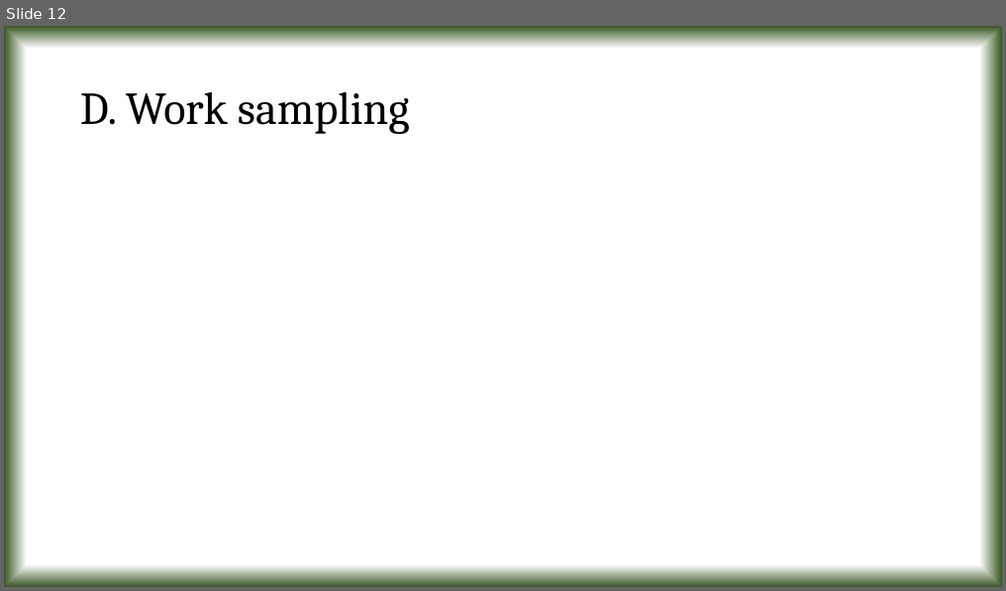
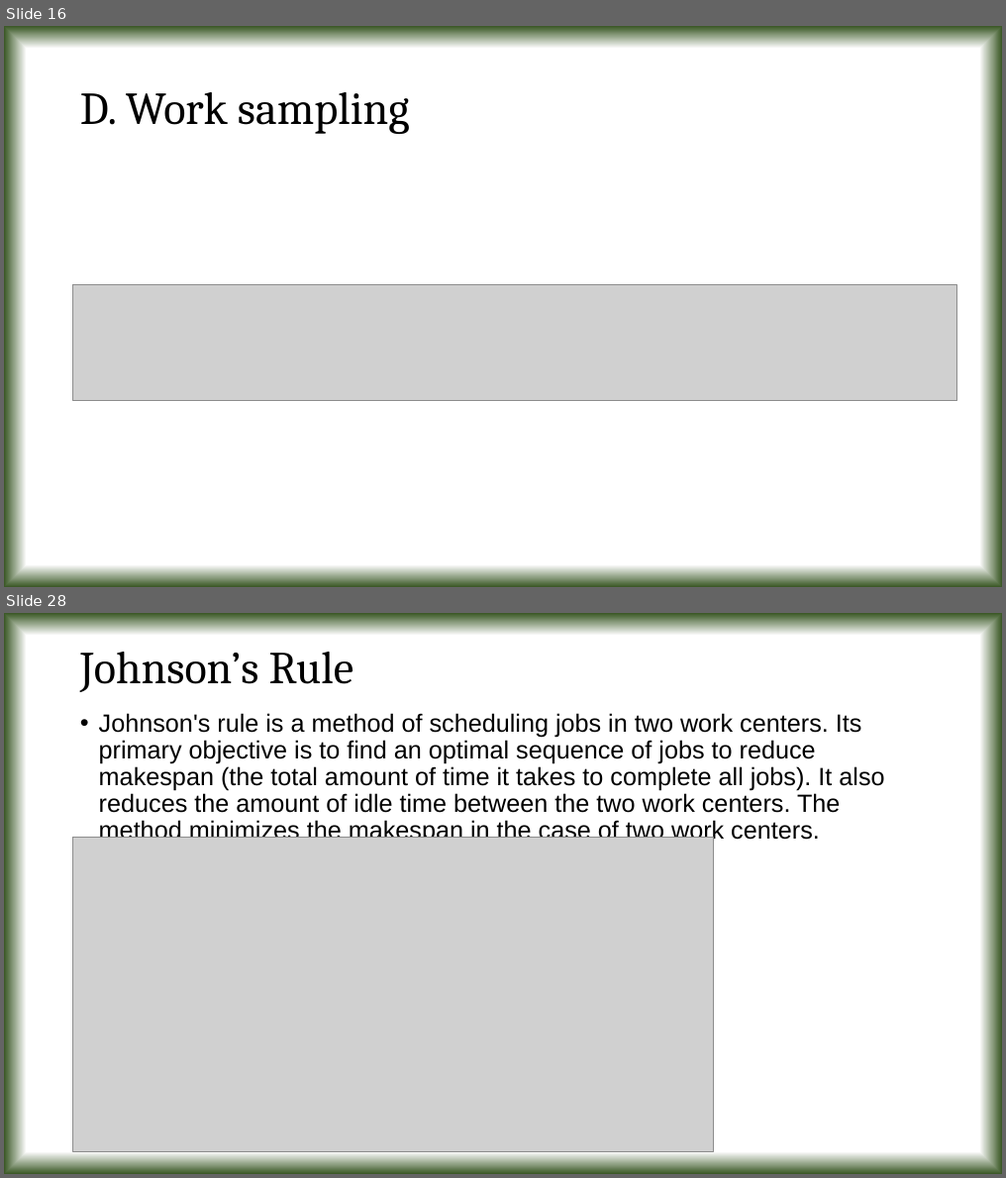
Before and after one commit to tanmoyie/Operations-Management, a slide deck: Operations Management lecture notes of Tanmoy Das.pptx. Shown one above the other, each under a label of ours: slide 12 before the commit, slides 16 and 28 after it; the slides between them are not shown. The pictures are 1006x591 and 1006x1178 pixels, drawn with LibreOffice and Linux fonts; fonts in the diff are those of the drawing; grey boxes stand for pictures. Boxes give left, top, right and bottom in pixels: in the first picture for what was removed or moved away, otherwise in the second. Text is boxed around its words. In the diff, an @@ line names an element or a change of style, - is before the commit and + after.

```diff
--- a/Operations Management lecture notes of Tanmoy Das.pptx
+++ b/Operations Management lecture notes of Tanmoy Das.pptx
@@ slide 28 added at (4, 613, 1002, 1174), background gradient #FFFFFF to #385723 @@
@@ title added at (80, 652, 354, 692), 44 pt, text #000000 @@
+Johnson’s Rule
@@ text added at (99, 713, 884, 845), 24 pt, text #000000 @@
+• Johnson's rule is a method of scheduling jobs in two work centers. Its primary objective is to find an optimal sequence of jobs to reduce makespan (the total amount of time it takes to complete all jobs). It also reduces the amount of idle time between the two work centers. The method minimizes the makespan in the case of two work centers.
@@ picture added at (73, 838, 713, 1152) @@
@@ what was slide 12 is now slide 16 @@
@@ slide 16 changed as well @@
@@ picture added at (73, 285, 957, 401) @@
```
Also in this commit, not shown: 4 other slides changed, 17 other slides added, 1 other file.
